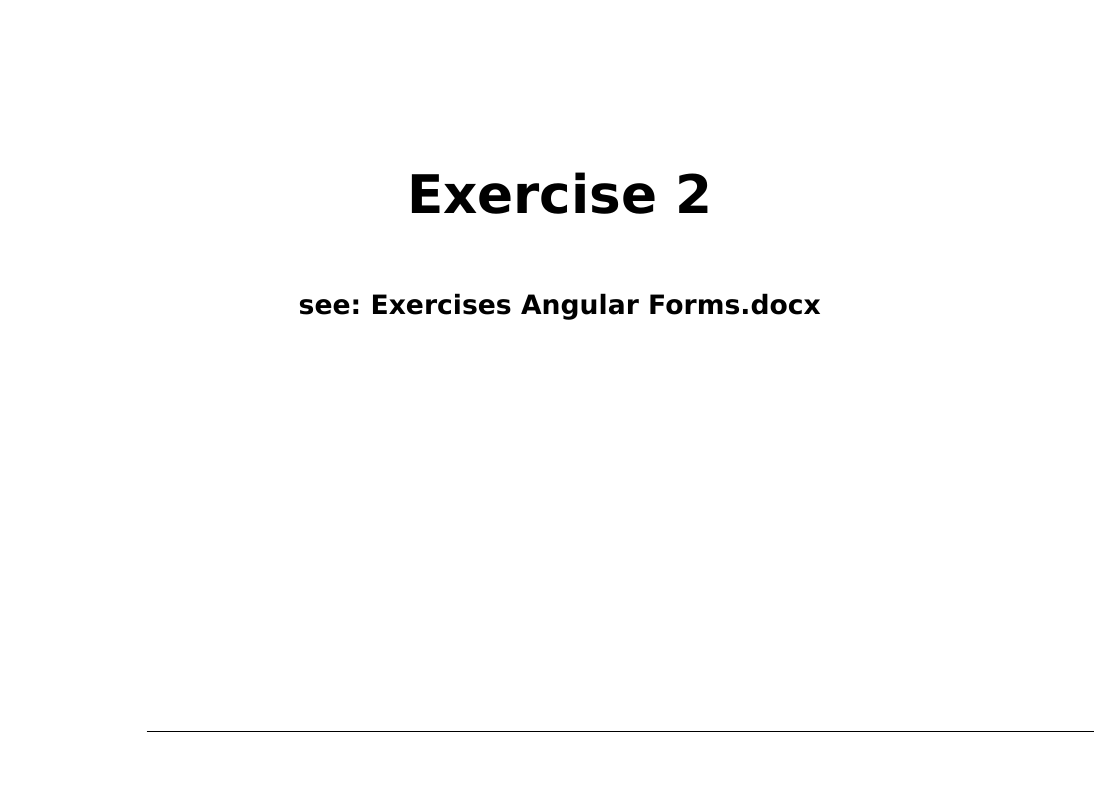
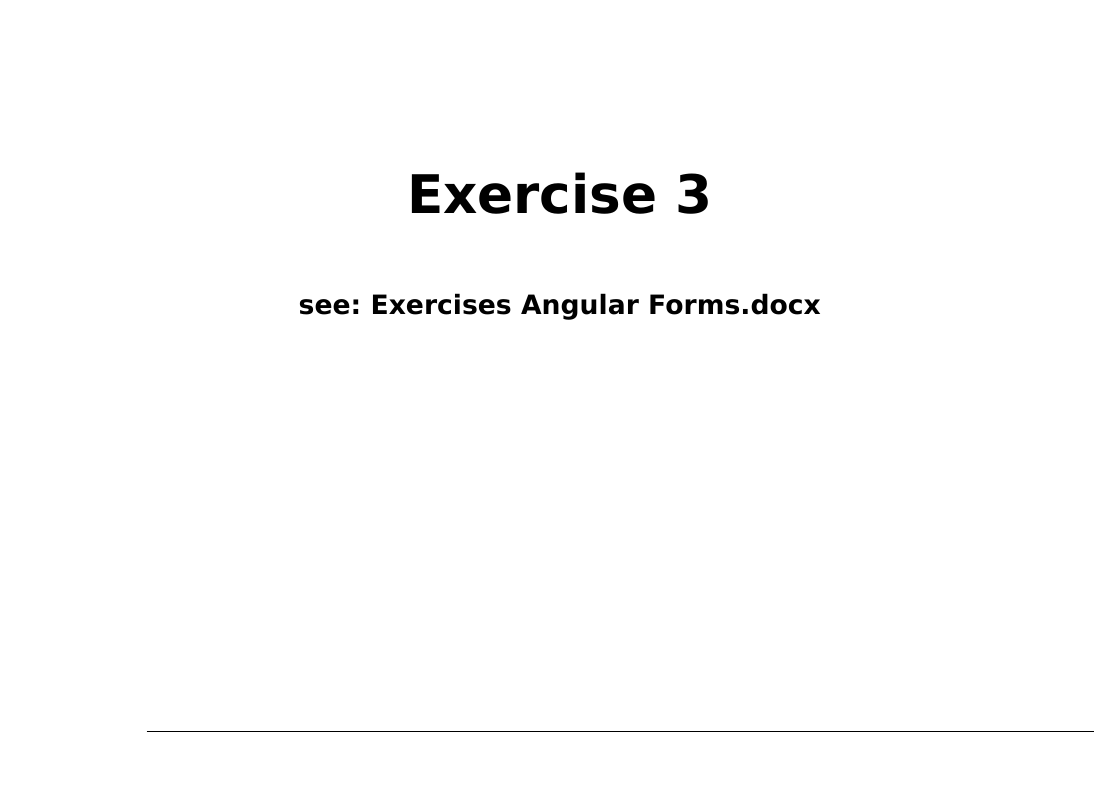
Before and after one commit to petereijgermans11/accelerator-programma, a slide deck: slide 27 of forms/Angular Forms.pptx (slide 30 before the commit). Drawn at 1120x792 pixels with LibreOffice and Linux fonts; fonts in the diff are those of the drawing. Boxes give left, top, right and bottom in pixels: in the first picture for what was removed or moved away, otherwise in the second. Text is boxed around its words. In the diff, an @@ line names an element or a change of style, - is before the commit and + after.

Commit message:
numbering exercises

```diff
--- a/forms/Angular Forms.pptx
+++ b/forms/Angular Forms.pptx
@@ text at bbox=[407, 172, 713, 214]: text changed @@
-Exercise 2
+Exercise 3
```
Also in this commit, not shown: 5 other slides changed, 3 slides removed, 2 other files.
